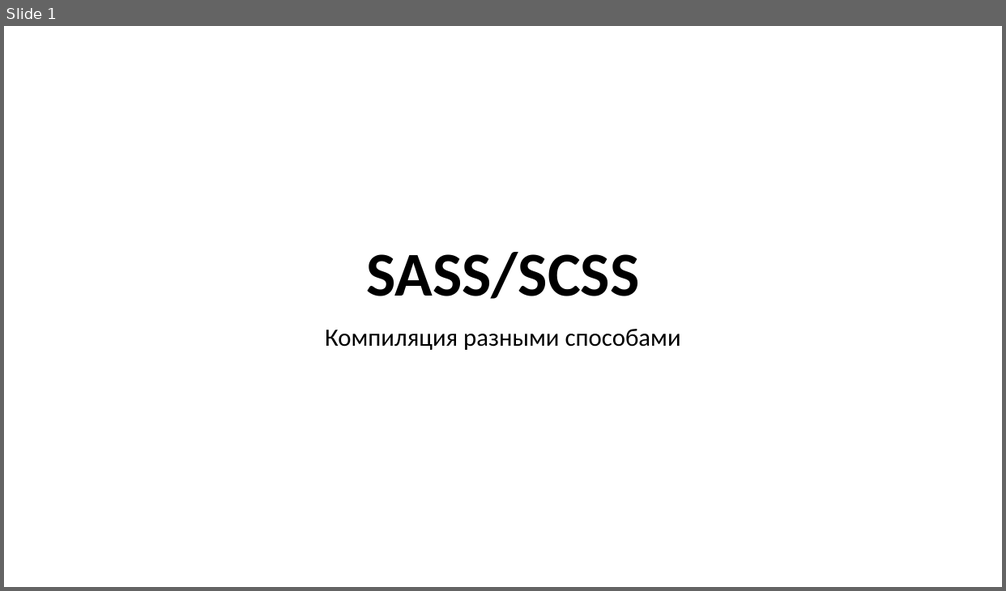
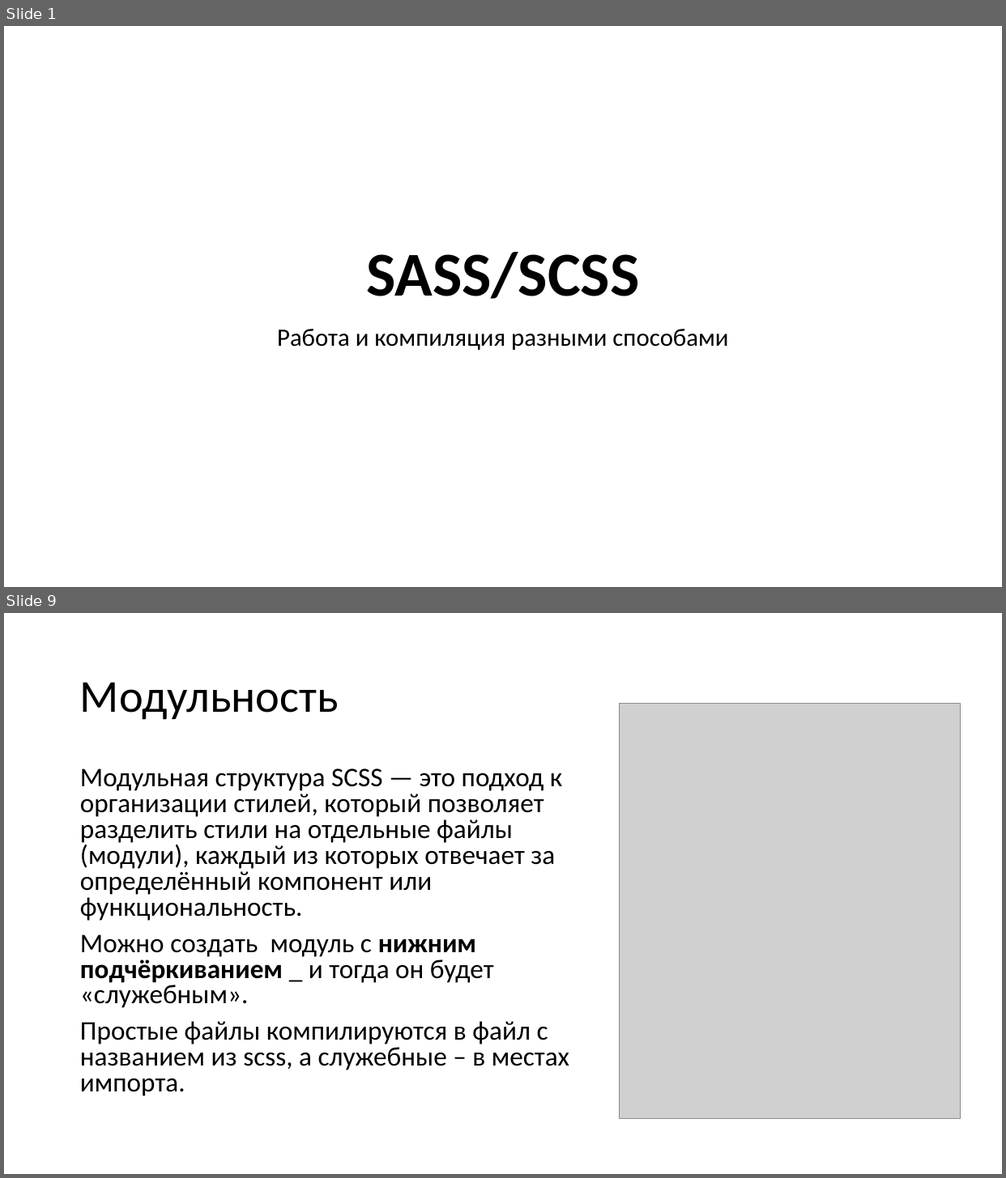
Before and after one commit to TalantRys/scss-study, a slide deck: sass.pptx. Shown one above the other, each under a label of ours: slide 1 before the commit, slides 1 and 9 after it; the slides between them are not shown. The pictures are 1006x591 and 1006x1178 pixels, drawn with LibreOffice and Linux fonts; fonts in the diff are those of the drawing; grey boxes stand for pictures. Boxes give left, top, right and bottom in pixels: in the first picture for what was removed or moved away, otherwise in the second. Text is boxed around its words. In the diff, an @@ line names an element or a change of style, - is before the commit and + after.

```diff
--- a/sass.pptx
+++ b/sass.pptx
@@ slide 9 added at (4,613,1002,1174), background #FFFFFF @@
@@ title added at (80,682,339,720), 44 pt, text #000000 @@
+Модульность
@@ picture added at (620,704,960,1119) @@
@@ text added at (80,769,569,1097), 25.9 pt, text #000000 @@
+Модульная структура SCSS — это подход к организации стилей, который позволяет разделить стили на отдельные файлы (модули), каждый из которых отвечает за определённый компонент или функциональность.
+Можно создать модуль с нижним подчёркиванием _ и тогда он будет «служебным».
+Простые файлы компилируются в файл с названием из scss, а служебные – в местах импорта.
@@ slide 1 changed as well @@
@@ subtitle at (277,329,728,350): text changed @@
-Компиляция разными способами
+Работа и компиляция разными способами
```
Also in this commit, not shown: 1 other slide changed, 7 other slides added, 29 slides removed.
